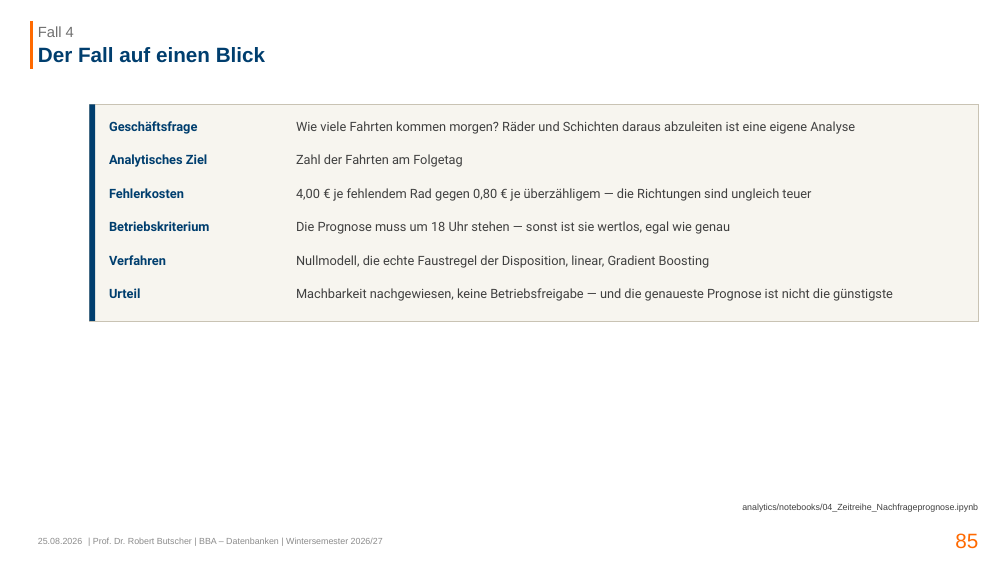
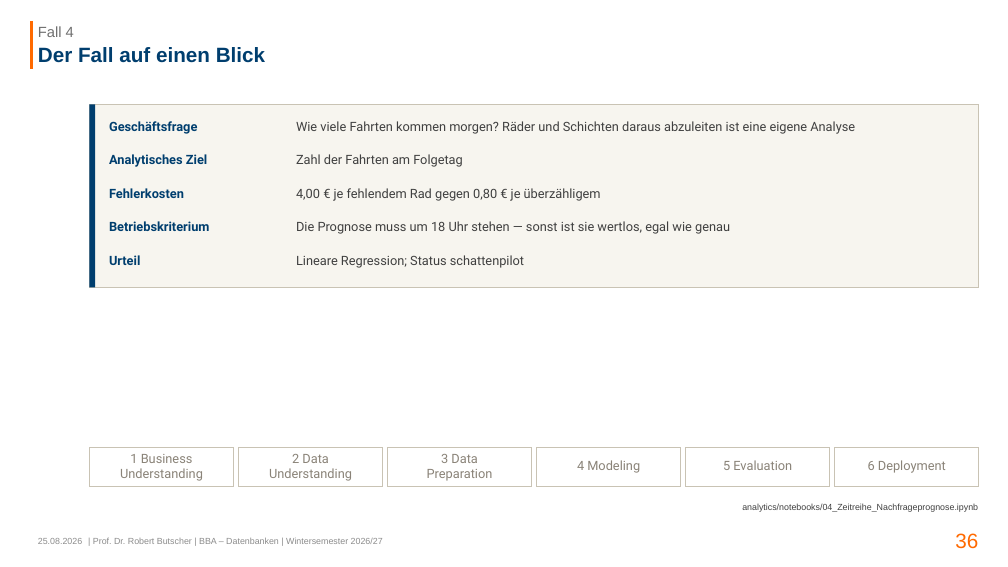
Before and after one commit to swrobuts/velocity-fallstudie, a slide deck: slide 36 of slides/velocity-crispdm.pptx (slide 85 before the commit). Drawn at 1008x567 pixels with LibreOffice and Linux fonts; fonts in the diff are those of the drawing. Boxes give left, top, right and bottom in pixels: in the first picture for what was removed or moved away, otherwise in the second. Text is boxed around its words. In the diff, an @@ line names an element or a change of style, - is before the commit and + after.

```diff
--- a/slides/velocity-crispdm.pptx
+++ b/slides/velocity-crispdm.pptx
@@ rectangle: place and size @@
-rectangle at box(89, 104, 979, 321)
+rectangle at box(89, 104, 979, 287)
@@ rectangle: place and size @@
-rectangle at box(89, 104, 95, 321)
+rectangle at box(89, 104, 95, 287)
@@ text at box(296, 188, 601, 201): text changed @@
-4,00 € je fehlendem Rad gegen 0,80 € je überzähligem — die Richtungen sind ungleich teuer
+4,00 € je fehlendem Rad gegen 0,80 € je überzähligem
@@ text "Urteil": place and size @@
-text "Urteil" at box(109, 288, 140, 298)
+text "Urteil" at box(109, 255, 140, 265)
@@ text removed at box(109, 255, 166, 265) @@
-Verfahren
@@ text at box(296, 255, 524, 268): text changed @@
-Nullmodell, die echte Faustregel der Disposition, linear, Gradient Boosting
+Lineare Regression; Status schattenpilot
@@ text removed at box(296, 288, 893, 301) @@
-Machbarkeit nachgewiesen, keine Betriebsfreigabe — und die genaueste Prognose ist nicht die günstigste
@@ rectangle added at box(89, 447, 233, 487), fill #FFFFFF, outline #C9C3B4 0.75 pt @@
@@ rectangle added at box(238, 447, 382, 487), fill #FFFFFF, outline #C9C3B4 0.75 pt @@
@@ rectangle added at box(388, 447, 532, 487), fill #FFFFFF, outline #C9C3B4 0.75 pt @@
@@ rectangle added at box(537, 447, 681, 487), fill #FFFFFF, outline #C9C3B4 0.75 pt @@
@@ rectangle added at box(685, 447, 829, 487), fill #FFFFFF, outline #C9C3B4 0.75 pt @@
@@ rectangle added at box(835, 447, 979, 487), fill #FFFFFF, outline #C9C3B4 0.75 pt @@
@@ text added at box(120, 454, 203, 481), 13 pt, text #8A8378 @@
+1 Business
+Understanding
@@ text added at box(269, 454, 352, 481), 13 pt, text #8A8378 @@
+2 Data
+Understanding
@@ text added at box(427, 454, 493, 481), 13 pt, text #8A8378 @@
+3 Data
+Preparation
@@ text added at box(577, 460, 640, 473), 13 pt, text #8A8378 @@
+4 Modeling
@@ text added at box(723, 460, 792, 470), 13 pt, text #8A8378 @@
+5 Evaluation
@@ text added at box(868, 460, 946, 473), 13 pt, text #8A8378 @@
+6 Deployment
@@ page number at box(955, 533, 978, 549): text changed @@
-85
+36
```
Also in this commit, not shown: 11 other slides changed, 23 slides added, 91 slides removed, 2 other files.
